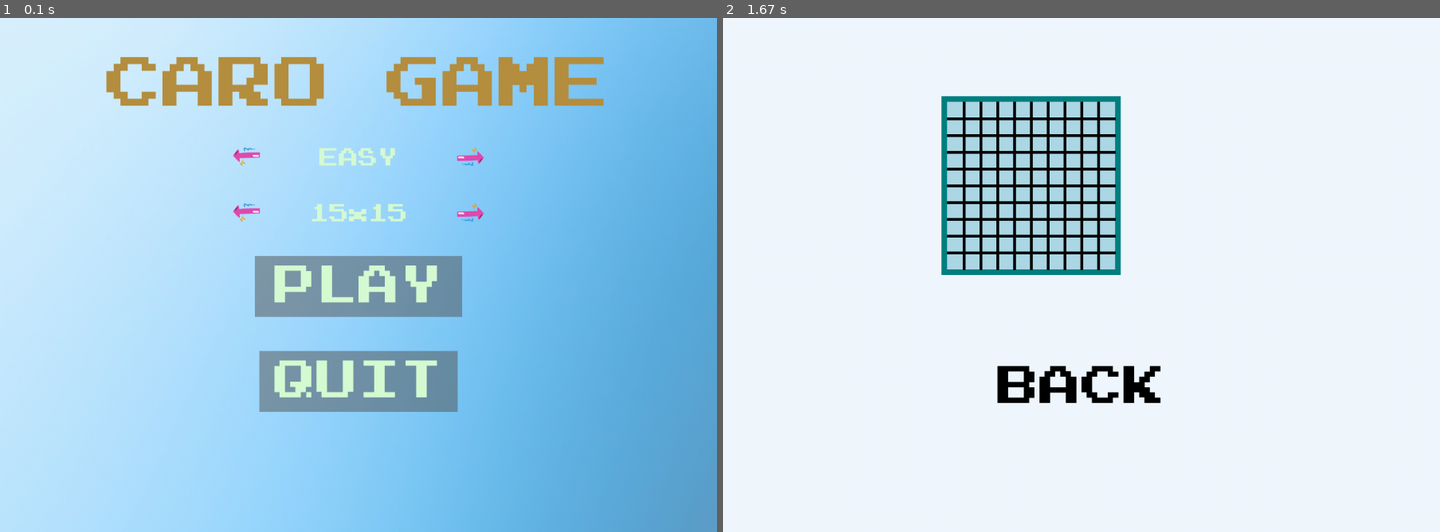
Above: before the commit, frames 1-2 (left to right).
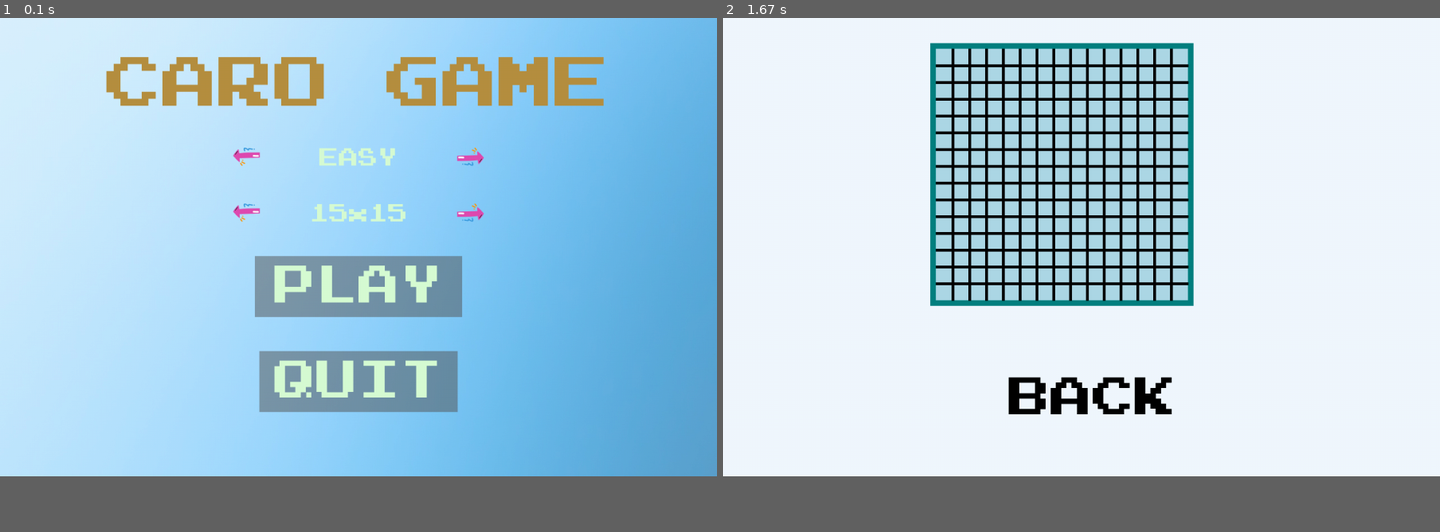
Above: after the commit, the same moments.

Repository: HuyHoang04/Caro-pygame
Game: pygame game, started from Frontend/menu/menu.py
Two runs of this game, one before a commit and one after it. Both use one fixed random seed, a clock stepped at 60 frames per second and the inputs below.
Inputs (mouse positions are in pixels of both pictures, inside the frame that each line leads up to):
- Up to frame 1 (0.1 s): no input
- Up to frame 2 (1.67 s): click (1052, 269) at 0.38 s
In our replay, the window is 900x646 before the commit and 900x576 after it. These sizes can differ from the game's own. Grey fills any space a smaller window leaves; there, only what the larger window draws over its background counts as a difference.

The runs differ from the first frame. In frame 1, 7.0% of the frame differs, in the area x 32-100%, y 89-100%; in frame 2, 17%, in the area x 28-66%, y 4-78%.

Commit message:
Update choose size and create board

Diff:
--- a/Frontend/menu/constants.py
+++ b/Frontend/menu/constants.py
@@ -4,11 +4,11 @@
 pygame.init()
 
 # Thiết lập kích thước bảng và các biến
-N = 10  # Kích thước ma trận (10x10)
+N = 18  # Kích thước ma trận ban đầu
 WIN_CONDITION = 5  # Số ký tự liên tiếp để thắng
 CELL_SIZE = 30  # Kích thước mỗi ô vuông
-WIDTH = 1100
-HEIGHT = 600
+WIDTH = 1300
+HEIGHT = 650
 WHITE = (255, 255, 255)
 BLACK = (0, 0, 0)
 RED = (255, 0, 0)
@@ -29,4 +29,7 @@
     N = size
     update_grid_offset()
 
+def get_board_size():
+    return N
+
 update_grid_offset()
--- a/Frontend/menu/graphics.py
+++ b/Frontend/menu/graphics.py
@@ -7,24 +7,24 @@
     # Vẽ khung bao quanh lưới
     pygame.draw.rect(screen, FRAME_COLOR,
                      (GRID_OFFSET_X - FRAME_WIDTH, GRID_OFFSET_Y - FRAME_WIDTH,
-                      N * CELL_SIZE + 2 * FRAME_WIDTH, N * CELL_SIZE + 2 * FRAME_WIDTH))
+                      get_board_size() * CELL_SIZE + 2 * FRAME_WIDTH, get_board_size() * CELL_SIZE + 2 * FRAME_WIDTH))
 
     # Vẽ nền lưới
     pygame.draw.rect(screen, BLUE,
-                     (GRID_OFFSET_X, GRID_OFFSET_Y, N * CELL_SIZE, N * CELL_SIZE))
+                     (GRID_OFFSET_X, GRID_OFFSET_Y, get_board_size() * CELL_SIZE, get_board_size() * CELL_SIZE))
 
     # Vẽ các đường lưới
-    for i in range(1, N):
+    for i in range(1, get_board_size()):
         pygame.draw.line(screen, BLACK,
                          (GRID_OFFSET_X, GRID_OFFSET_Y + CELL_SIZE * i),
-                         (GRID_OFFSET_X + N * CELL_SIZE, GRID_OFFSET_Y + CELL_SIZE * i), LINE_WIDTH)
+                         (GRID_OFFSET_X + get_board_size() * CELL_SIZE, GRID_OFFSET_Y + CELL_SIZE * i), LINE_WIDTH)
         pygame.draw.line(screen, BLACK,
                          (GRID_OFFSET_X + CELL_SIZE * i, GRID_OFFSET_Y),
-                         (GRID_OFFSET_X + CELL_SIZE * i, GRID_OFFSET_Y + N * CELL_SIZE), LINE_WIDTH)
+                         (GRID_OFFSET_X + CELL_SIZE * i, GRID_OFFSET_Y + get_board_size() * CELL_SIZE), LINE_WIDTH)
 
 def draw_symbols(screen, board):
-    for row in range(N):
-        for col in range(N):
+    for row in range(get_board_size()):
+        for col in range(get_board_size()):
             if board[row][col] == "X":
                 pygame.draw.line(screen, RED, (GRID_OFFSET_X + col * CELL_SIZE + 10, GRID_OFFSET_Y + row * CELL_SIZE + 10),
                                  (GRID_OFFSET_X + col * CELL_SIZE + CELL_SIZE - 10, GRID_OFFSET_Y + row * CELL_SIZE + CELL_SIZE - 10), LINE_WIDTH)
--- a/Frontend/menu/menu.py
+++ b/Frontend/menu/menu.py
@@ -5,7 +5,7 @@
 
 pygame.init()
 
-SCREEN = pygame.display.set_mode((1280, 920))
+SCREEN = pygame.display.set_mode((1280, 820))
 pygame.display.set_caption("Menu")
 
 BG = pygame.image.load("assets/Background2.jpg")
@@ -21,11 +21,9 @@
 
 def play():
     board_size = int(board_sizes[current_size_index].split('x')[0])
-    global N
-    N = board_size
-    update_grid_offset()
+    set_board_size(board_size)
 
-    board = [["" for _ in range(N)] for _ in range(N)]
+    board = [["" for _ in range(get_board_size())] for _ in range(get_board_size())]
 
     while True:
         PLAY_MOUSE_POS = pygame.mouse.get_pos()
@@ -35,7 +33,7 @@
         draw_grid(SCREEN)
         draw_symbols(SCREEN, board)
 
-        PLAY_BACK = Button(image=None, pos=(640, 660),
+        PLAY_BACK = Button(image=None, pos=(660, 680),
                             text_input="BACK", font=get_font(75), base_color="Black", hovering_color="Red")
 
         PLAY_BACK.changeColor(PLAY_MOUSE_POS)
@@ -110,8 +108,12 @@
                     current_level_index = (current_level_index + 1) % len(levels)
                 if LEFT_ARROW_SIZE.checkForInput(MENU_MOUSE_POS):
                     current_size_index = (current_size_index - 1) % len(board_sizes)
+                    set_board_size(int(board_sizes[current_size_index].split('x')[0]))  # Cập nhật kích thước bảng
+
                 if RIGHT_ARROW_SIZE.checkForInput(MENU_MOUSE_POS):
                     current_size_index = (current_size_index + 1) % len(board_sizes)
+                    set_board_size(int(board_sizes[current_size_index].split('x')[0]))  # Cập nhật kích thước bảng
+
 
         pygame.display.update()
 
